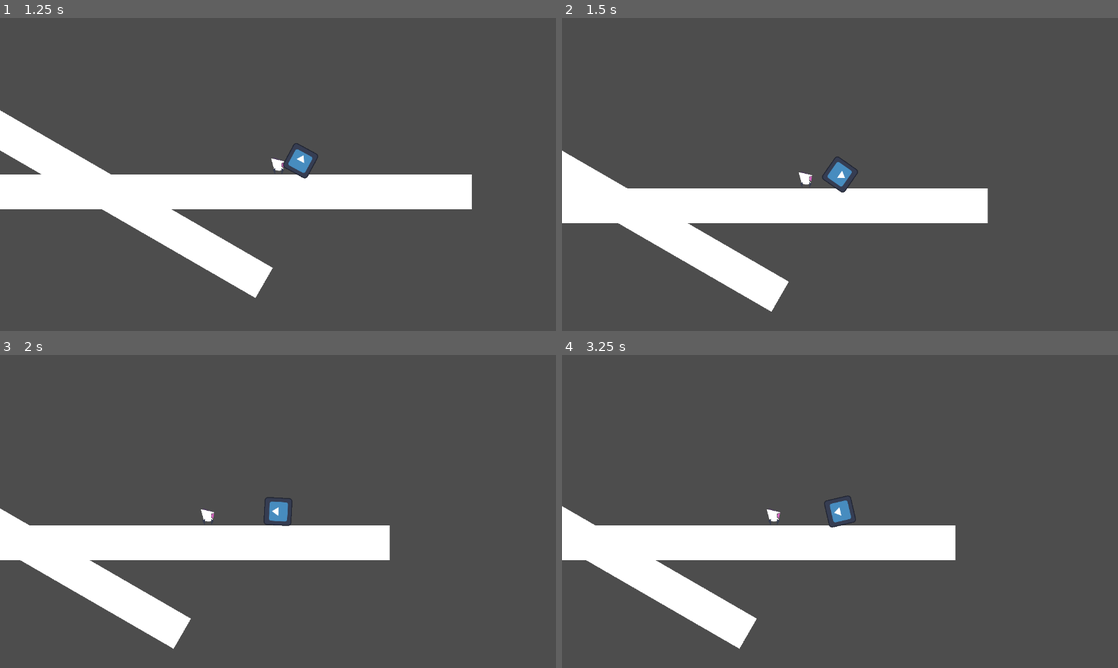
Above: before the commit, frames 1-4 (two rows, left to right).
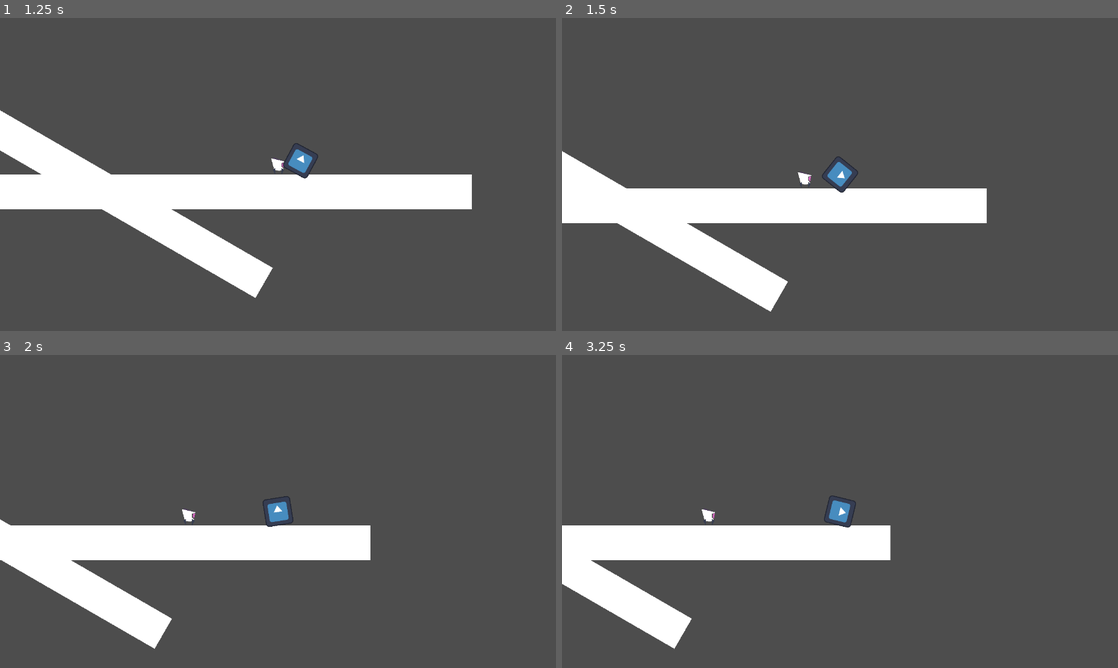
Above: after the commit, the same moments.

Repository: SnappyDragon64/Volleyball
Game: Godot game, scene res://game/game/sandbox.tscn
The game is run twice, just before and just after one commit, with the same random seed, the same clock (stepped at 60 frames per second) and the same inputs. The engine's default icon, where the game draws it, is replaced by a stand-in: a white triangle on a blue panel in a dark square.
Inputs (mouse positions are in pixels of both pictures, inside the frame that each line leads up to):
- Up to frame 1 (1.25 s): tap Enter at 0.5 s; move the mouse to (400, 158) at 0.52 s; hold Right (move_right) from 0.53 s (still down); tap Z (grab) at 0.6 s; click (400, 158) at 0.67 s
- Up to frame 2 (1.5 s): keep holding Right (move_right); move the mouse to (728, 190) at 1.27 s; tap Q (switch) at 1.35 s
- Up to frame 3 (2 s): keep holding Right (move_right)
- Up to frame 4 (3.25 s): move the mouse to (895, 442) at 2.02 s; release Right (move_right) at 2.03 s; hold Left (move_left) 2.03-2.78 s; click (895, 442) at 2.1 s; move the mouse to (812, 574) at 2.77 s; hold Right (move_right) from 2.78 s (still down); tap Z (grab) at 2.85 s; click (812, 574) at 2.92 s

Frame 1 is identical in both runs. In frame 2, 0.3% of the frame differs, in the area x 0-77%, y 42-94%; in frame 3, 2.7%; in frame 4, 7.2%, in the area x 0-71%, y 44-94%.

Commit message:
Fixed head roll issues

Diff:
--- a/game/entity/player/head.gd
+++ b/game/entity/player/head.gd
@@ -1,8 +1,7 @@
 extends RigidBody2D
 
 
-const TORQUE := 8000.0
-const LERP_DELTA := 10.0
+const TORQUE := 10000.0
 
 var is_active_character := false
 var is_switch_blocked := false
@@ -33,9 +32,9 @@
 
 		if direction:
 			if direction * angular_velocity < 0:
-				constant_torque = move_toward(direction * TORQUE * 2, direction * TORQUE, LERP_DELTA)
+				constant_torque = direction * TORQUE * 2
 			else:
-				constant_torque = move_toward(constant_torque, direction * TORQUE, LERP_DELTA)
+				constant_torque = direction * TORQUE
 		else:
 			constant_torque = 0.0
 
--- a/game/entity/player/head.tscn
+++ b/game/entity/player/head.tscn
@@ -8,6 +8,7 @@
 
 [node name="Head" type="RigidBody2D"]
 collision_layer = 16
+mass = 0.8
 gravity_scale = 0.4
 contact_monitor = true
 linear_damp = 0.5
